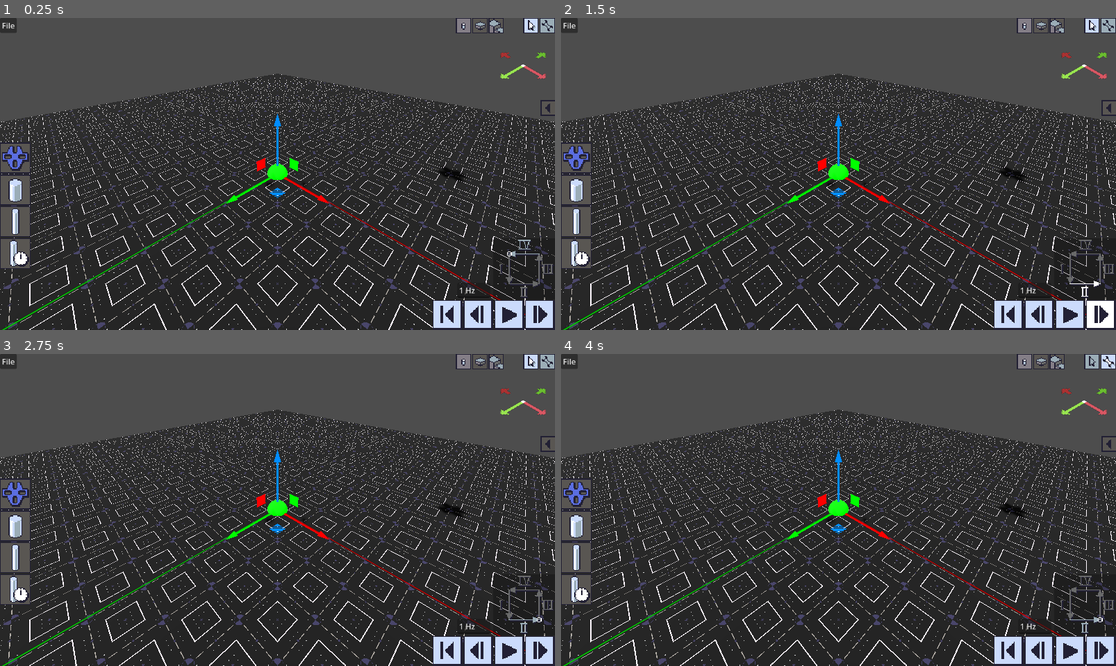
Above: before the commit, frames 1-4 (two rows, left to right).
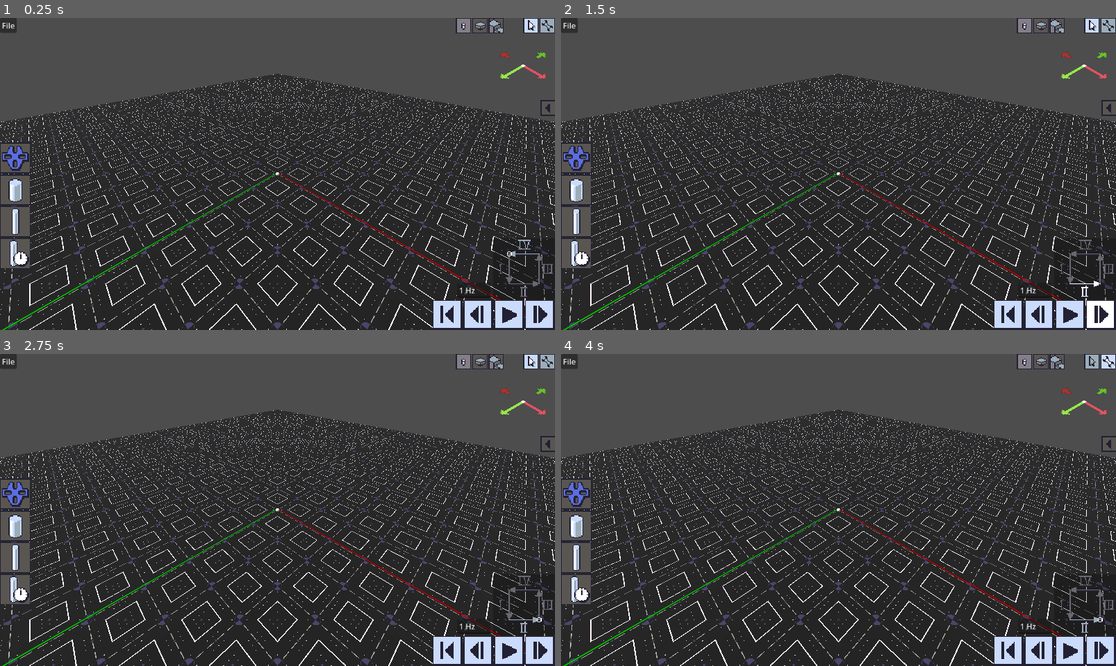
Above: after the commit, the same moments.

Repository: Tectato/Z1Simulator
Game: Godot game, scene res://Scenes/Editor.tscn
Same seed, same stepped clock (60 frames per second), same inputs: the game is played once before the commit and once after it.
Inputs (mouse positions are in pixels of both pictures, inside the frame that each line leads up to):
- Up to frame 1 (0.25 s): no input
- Up to frame 2 (1.5 s): click (1099, 317) at 0.5 s; click (1099, 317) at 1.25 s
- Up to frame 3 (2.75 s): click (532, 360) at 2 s
- Up to frame 4 (4 s): click (1110, 360) at 2.75 s; click (1027, 360) at 3.5 s

The runs differ from the first frame. In frame 1, 0.6% of the frame differs, in the area x 40-84%, y 30-60%; in frame 2, 0.6%; in frame 3, 0.6%; in frame 4, 0.6%.

Commit message:
finish translation gizmo, replace parallax with mesh for now

Diff:
--- a/Scenes/Editor.tscn
+++ b/Scenes/Editor.tscn
@@ -247,6 +247,8 @@
 height = 0.2
 
 [sub_resource type="StandardMaterial3D" id="StandardMaterial3D_w82wx"]
+render_priority = 10
+no_depth_test = true
 shading_mode = 0
 albedo_color = Color(1, 0, 0, 1)
 
@@ -260,12 +262,8 @@
 cap_top = false
 cap_bottom = false
 
-[sub_resource type="StandardMaterial3D" id="StandardMaterial3D_mtfo3"]
-shading_mode = 0
-albedo_color = Color(1, 0, 0, 1)
-
 [sub_resource type="CylinderMesh" id="CylinderMesh_8faq4"]
-material = SubResource("StandardMaterial3D_mtfo3")
+material = SubResource("StandardMaterial3D_w82wx")
 top_radius = 0.0
 bottom_radius = 0.03
 height = 0.1
@@ -278,6 +276,8 @@
 radius = 0.1
 
 [sub_resource type="StandardMaterial3D" id="StandardMaterial3D_pbycb"]
+render_priority = 10
+no_depth_test = true
 shading_mode = 0
 albedo_color = Color(0, 1, 0, 1)
 
@@ -291,12 +291,8 @@
 cap_top = false
 cap_bottom = false
 
-[sub_resource type="StandardMaterial3D" id="StandardMaterial3D_egdbq"]
-shading_mode = 0
-albedo_color = Color(0, 1, 0, 1)
-
 [sub_resource type="CylinderMesh" id="CylinderMesh_12riw"]
-material = SubResource("StandardMaterial3D_egdbq")
+material = SubResource("StandardMaterial3D_pbycb")
 top_radius = 0.0
 bottom_radius = 0.03
 height = 0.1
@@ -305,6 +301,8 @@
 cap_top = false
 
 [sub_resource type="StandardMaterial3D" id="StandardMaterial3D_2pu55"]
+render_priority = 10
+no_depth_test = true
 shading_mode = 0
 albedo_color = Color(0, 0.54902, 1, 1)
 
@@ -328,6 +326,8 @@
 cap_top = false
 
 [sub_resource type="StandardMaterial3D" id="StandardMaterial3D_8faq4"]
+render_priority = 10
+no_depth_test = true
 shading_mode = 0
 albedo_color = Color(1, 0, 0, 1)
 
@@ -340,6 +340,8 @@
 size = Vector3(0.1, 0.01, 0.1)
 
 [sub_resource type="StandardMaterial3D" id="StandardMaterial3D_xccxh"]
+render_priority = 10
+no_depth_test = true
 shading_mode = 0
 albedo_color = Color(0, 1, 0, 1)
 
@@ -349,6 +351,8 @@
 orientation = 1
 
 [sub_resource type="StandardMaterial3D" id="StandardMaterial3D_ia0pe"]
+render_priority = 10
+no_depth_test = true
 shading_mode = 0
 albedo_color = Color(0, 0.54902, 1, 1)
 
@@ -836,13 +840,17 @@
 
 [node name="Debug1" type="MeshInstance3D" parent="."]
 transform = Transform3D(1, 0, 0, 0, 1, 0, 0, 0, 1, 0, 3.02645, 0)
+visible = false
 mesh = SubResource("SphereMesh_dfuwn")
 
 [node name="Debug2" type="MeshInstance3D" parent="."]
+visible = false
 mesh = SubResource("SphereMesh_brgpd")
 
-[node name="TransformGizmo" type="Node3D" parent="."]
+[node name="TransformGizmo" type="Node3D" parent="." node_paths=PackedStringArray("selector")]
+visible = false
 script = ExtResource("56_egdbq")
+selector = NodePath("../Camera3D/SelectionRay")
 
 [node name="X" type="Node3D" parent="TransformGizmo" node_paths=PackedStringArray("partA", "partB", "debugPoint")]
 transform = Transform3D(-4.37114e-08, 1, 0, -1, -4.37114e-08, 0, 0, 0, 1, 0.25, 0, 0)
--- a/Scenes/Parts/Sheet.tscn
+++ b/Scenes/Parts/Sheet.tscn
@@ -1,9 +1,10 @@
-[gd_scene load_steps=8 format=3 uid="uid://b2845uayksbce"]
+[gd_scene load_steps=10 format=3 uid="uid://b2845uayksbce"]
 
 [ext_resource type="Shader" uid="uid://cgembklie4r0e" path="res://Shaders/Sheet.gdshader" id="1_cw2qr"]
 [ext_resource type="Texture2D" uid="uid://bscojfsxnpxmv" path="res://Test/AA.svg" id="2_k6d36"]
 [ext_resource type="Script" uid="uid://dqb3hgknwtj7k" path="res://Scripts/Parts/sheet.gd" id="3_k6d36"]
 [ext_resource type="Shader" uid="uid://n0vyy28prjuf" path="res://Shaders/SheetHighlight.gdshader" id="4_ptygs"]
+[ext_resource type="Shader" uid="uid://db1at10jrnts8" path="res://Shaders/SheetMesh.gdshader" id="5_1r6gd"]
 
 [sub_resource type="ShaderMaterial" id="ShaderMaterial_k6d36"]
 resource_local_to_scene = true
@@ -14,10 +15,14 @@
 
 [sub_resource type="ShaderMaterial" id="ShaderMaterial_ptygs"]
 resource_local_to_scene = true
-render_priority = 0
+render_priority = 1
 shader = ExtResource("4_ptygs")
 shader_parameter/albedo = ExtResource("2_k6d36")
 shader_parameter/thickness = 0.02
+
+[sub_resource type="ShaderMaterial" id="ShaderMaterial_huj6i"]
+render_priority = 0
+shader = ExtResource("5_1r6gd")
 
 [sub_resource type="CylinderMesh" id="CylinderMesh_ptygs"]
 top_radius = 0.01
@@ -49,9 +54,9 @@
 
 [node name="CSGPolygon3D" type="CSGPolygon3D" parent="."]
 transform = Transform3D(1, 0, 0, 0, -4.37114e-08, -1, 0, 1, -4.37114e-08, 0, 0, 0)
-visible = false
-polygon = PackedVector2Array()
-depth = 0.01
+polygon = PackedVector2Array(0, 0, 1, 1, 1, 0)
+depth = 0.02
+material = SubResource("ShaderMaterial_huj6i")
 
 [node name="MeshInstance3D" type="MeshInstance3D" parent="."]
 visible = false
--- a/Scenes/Parts/SheetElements/CustomHole.tscn
+++ b/Scenes/Parts/SheetElements/CustomHole.tscn
@@ -1,6 +1,11 @@
-[gd_scene load_steps=2 format=3 uid="uid://83x4wnh2bt5f"]
+[gd_scene load_steps=4 format=3 uid="uid://83x4wnh2bt5f"]
 
 [ext_resource type="Script" uid="uid://cdhcyuf8n2x1t" path="res://Scripts/Parts/SheetElements/customHole.gd" id="1_1ul1b"]
+[ext_resource type="Shader" uid="uid://db1at10jrnts8" path="res://Shaders/SheetMesh.gdshader" id="2_yik8r"]
+
+[sub_resource type="ShaderMaterial" id="ShaderMaterial_fvcf7"]
+render_priority = 0
+shader = ExtResource("2_yik8r")
 
 [node name="CustomHole" type="Node3D"]
 script = ExtResource("1_1ul1b")
@@ -14,3 +19,10 @@
 [node name="Polygon" type="CollisionPolygon3D" parent="PolygonArea"]
 transform = Transform3D(1, 0, 0, 0, -4.37114e-08, -1, 0, 1, -4.37114e-08, 0, 0, 0)
 depth = 0.1
+
+[node name="CSGPolygon3D" type="CSGPolygon3D" parent="."]
+transform = Transform3D(1, 0, 0, 0, -4.37114e-08, -1, 0, 1, -4.37114e-08, 0, -0.02, 0)
+flip_faces = true
+polygon = PackedVector2Array(0, 0, 1, 1, 1, 0)
+depth = 0.02
+material = SubResource("ShaderMaterial_fvcf7")
--- a/Scenes/Parts/SheetElements/LogicHole.tscn
+++ b/Scenes/Parts/SheetElements/LogicHole.tscn
@@ -1,6 +1,10 @@
-[gd_scene load_steps=2 format=3 uid="uid://c3b4x4et160ou"]
+[gd_scene load_steps=3 format=3 uid="uid://c3b4x4et160ou"]
 
 [ext_resource type="Script" uid="uid://j7xcwklye4sq" path="res://Scripts/Parts/SheetElements/logicHole.gd" id="1_mseuv"]
+
+[sub_resource type="SphereMesh" id="SphereMesh_mseuv"]
+radius = 0.01
+height = 0.02
 
 [node name="LogicHole" type="Node3D"]
 script = ExtResource("1_mseuv")
@@ -20,3 +24,6 @@
 transform = Transform3D(1, 0, 0, 0, -4.37114e-08, -1, 0, 1, -4.37114e-08, 0, 0, 0)
 depth = 0.05
 polygon = PackedVector2Array(-0.075, 0.025, -0.075, 0.075, 0.075, 0.075, 0.075, -0.075, 0, -0.075, 0, 0.025)
+
+[node name="MeshInstance3D" type="MeshInstance3D" parent="."]
+mesh = SubResource("SphereMesh_mseuv")
--- a/Scripts/Editor/3DUI/control3D.gd
+++ b/Scripts/Editor/3DUI/control3D.gd
@@ -6,3 +6,6 @@
 
 func release():
 	pass
+
+func setHovered(value):
+	pass
--- a/Scripts/Editor/3DUI/transformGizmo.gd
+++ b/Scripts/Editor/3DUI/transformGizmo.gd
@@ -1 +1,3 @@
 extends Node3D
+
+@export var selector : Selector
--- a/Scripts/Editor/3DUI/transformGizmoAxis.gd
+++ b/Scripts/Editor/3DUI/transformGizmoAxis.gd
@@ -10,19 +10,25 @@
 
 @onready var color = partA.mesh.material.albedo_color
 @onready var litColor = color.blend(Color(1,1,1,0.7))
+@onready var parent = get_parent()
 var plane = false
 var axisStart : Vector3
 var axisEnd : Vector3
 var normal : Vector3
+var axis : Vector3
 var camera : Camera3D
 
 var grabbed = false
+var dragOrigin
+var parentOrigin
 
 func _ready() -> void:
 	plane = (int(modifyX) + int(modifyY) + int(modifyZ)) > 1
 	if plane:
 		normal = Vector3(1-int(modifyX), 1-int(modifyZ), 1-int(modifyY))
 	else:
+		normal = Vector3.FORWARD if modifyZ else Vector3.UP
+		axis = Vector3(int(modifyX), int(modifyZ), int(modifyY))
 		axisStart = Vector3(int(modifyX), int(modifyZ), int(modifyY)) * 100
 		axisEnd = -axisStart
 	camera = get_tree().get_root().get_camera_3d()
@@ -33,31 +39,56 @@
 	partB.mesh.material.albedo_color = litColor if value or grabbed else color
 
 func click():
+	parentOrigin = parent.global_position
 	grabbed = true
 	setHovered(true)
+	dragOrigin = getSnappedMousePos()
 
 func release():
 	grabbed = false
 	setHovered(false)
+	for part in parent.selector.selected:
+		part.snap(part.global_position)
+		part.place()
+	dragOrigin = null
+
+func getSnappedMousePos():
+	var mousePos = get_viewport().get_mouse_position()
+	var cameraNormal
+	var cameraPos
+	var dragPos
+	if camera.orthographic:
+		cameraPos = camera.project_ray_origin(mousePos)
+		cameraNormal = Vector3.DOWN
+	else:
+		cameraPos = camera.global_position
+		cameraNormal = camera.project_ray_normal(mousePos)
+	if !plane:
+		normal = parentOrigin.direction_to(camera.global_position)
+	var dist = (global_position-camera.global_position).dot(normal) / cameraNormal.dot(normal)
+	return cameraPos + cameraNormal * dist
+	#else:
+		#var cameraEnd = cameraNormal * 100
+		#var cameraStart = camera.global_position
+		#var points = Geometry3D.get_closest_points_between_segments(axisStart+global_position, axisEnd+global_position, cameraStart, cameraEnd)
+		#dragPos = points[0]
+
+		#var dist = (global_position-camera.global_position).dot(normal) / cameraNormal.dot(normal)
+		#var intersectionPos = cameraPos + cameraNormal * dist
+		#dragPos = parentOrigin + position + axis * axis.dot(intersectionPos)
 
 func _process(delta: float) -> void:
 	if grabbed:
-		var mousePos = get_viewport().get_mouse_position()
-		var cameraNormal
-		if camera.orthographic:
-			cameraNormal = -camera.project_ray_origin(get_viewport().get_mouse_position())
-		else:
-			cameraNormal = camera.project_ray_normal(get_viewport().get_mouse_position())
-		if plane:
-			var dist = (global_position-camera.global_position).dot(normal) / cameraNormal.dot(normal)
-			if camera.orthographic:
-				#TODO rotated for some reason
-				debugPoint.global_position = camera.global_position + cameraNormal * dist
-			else:
-				debugPoint.global_position = camera.global_position + cameraNormal * dist
-		else:
-			var cameraEnd = cameraNormal * 100
-			var cameraStart = camera.global_position
-			var points = Geometry3D.get_closest_points_between_segments(axisStart+global_position, axisEnd+global_position, cameraStart, cameraEnd)
-			debugPoint.global_position = points[0]
+		var dragPos = getSnappedMousePos()
+		if !plane:
+			dragPos = dragOrigin + axis * axis.dot(dragPos-dragOrigin)
+
+		var dragDelta = dragPos - dragOrigin
+		dragDelta = snapped(dragDelta, Vector3(1,1,1)*Workspace.gridSize/16) * Vector3(1,0,1) + Vector3.UP * snapped(dragDelta.y,0.02)
+
+		var i = -1
+		for part in parent.selector.selected:
+			i += 1
+			part.global_position = parent.selector.partDragOrigins[i] + dragDelta
+		parent.global_position = parentOrigin + (dragPos - dragOrigin)
 		pass
--- a/Scripts/Editor/machine.gd
+++ b/Scripts/Editor/machine.gd
@@ -34,6 +34,7 @@
 	updateLayerPositions()
 	if Global.editor:
 		Global.editor.selector.select(newLayer.collider)
+		Global.editor.updateSceneTree()
 	return newLayer
 
 func moveLayer(layer : Layer, dir = 1):
@@ -45,7 +46,11 @@
 
 func removeLayer(layer):
 	layers.erase(layer)
-	updateLayerPositions()
+	if layers.is_empty():
+		call_deferred("addLayer")
+	else:
+		Global.editor.updateSceneTree()
+		updateLayerPositions()
 
 func getLayerHeight(layer):
 	return layers.find(layer)
--- a/Scripts/Editor/selector.gd
+++ b/Scripts/Editor/selector.gd
@@ -17,6 +17,8 @@
 var ignoreList = []
 var clipboard = []
 var clickedButton : Control3D
+var hoveredButton : Control3D
+var gizmoOn = false
 
 func _ready() -> void:
 	Global.workspace.resolutionChanged.connect(resolutionChanged)
@@ -52,15 +54,20 @@
 					if selected:
 						for part in selected:
 							part.place()
+						updateGizmo()
 				else:
 					cast(true, false)
 				dragging = false
+
+func exists(item):
+	return item != null and weakref(item).get_ref()
 
 func _process(delta: float) -> void:
 	var hovered = get_viewport().gui_get_hovered_control()
 	if hovered != clickArea:
 		return
 	var focusElsewhere = get_viewport().gui_get_focus_owner()
+	selected = selected.filter(exists)
 	if !selected.is_empty() and !clickedButton and (Input.is_action_pressed("mouse_left") or placing):
 		if !dragging and !placing:
 			var dist = get_viewport().get_mouse_position().distance_to(clickPos)
@@ -94,13 +101,18 @@
 						part.setPulsing(!part.pulsing)
 					if Input.is_action_just_pressed("toggle_input"):
 						part.setInput(!part.input)
-			if !focusElsewhere and Input.is_action_just_pressed("delete"):
-				selected.erase(part)
-				part.delete()
+		if !focusElsewhere and Input.is_action_just_pressed("delete"):
+			transformGizmo.hide()
+			while !selected.is_empty():
+				selected.pop_front().delete()
 		if Input.is_action_just_pressed("copy"):
 			copy()
+		cast(false,true)
 	if Input.is_action_just_pressed("paste"):
 		paste()
+	if Input.is_action_just_pressed("toggle_transform_gizmo"):
+		gizmoOn = !gizmoOn
+		updateGizmo()
 
 func cast(select = true, checkForUI = false):
 	var mask = collision_mask
@@ -115,10 +127,21 @@
 	force_raycast_update()
 	collision_mask = mask
 	if checkForUI:
-		if get_collider() and get_collider().get_parent() is Control3D:
-			clickedButton = get_collider().get_parent()
-			clickedButton.click()
-			mouseDragOrigin = get_collision_point()
+		if not get_collider() and hoveredButton:
+			hoveredButton.setHovered(false)
+			hoveredButton = null
+
+		if get_collider() and get_collider().get_parent() is Control3D and get_collider().get_parent().is_visible_in_tree():
+			if select:
+				clickedButton = get_collider().get_parent()
+				clickedButton.click()
+				mouseDragOrigin = get_collision_point()
+			else:
+				if hoveredButton:
+					hoveredButton.setHovered(false)
+					hoveredButton = null
+				hoveredButton = get_collider().get_parent()
+				hoveredButton.setHovered(true)
 			return
 		else:
 			#cast(select, false)
@@ -239,13 +262,16 @@
 				Global.workspace.selectedLayer = targetParent
 			if targetParent is Machine:
 				Global.workspace.selectedMachine = targetParent
-			transformGizmo.show()
-			transformGizmo.global_position = getMidPoint(selected)
-			print(targetParent.name)
+				if !targetParent.layers.is_empty():
+					Global.workspace.selectedLayer = targetParent.layers[0]
+			updateGizmo()
+			#print(targetParent.name)
 		else:
-			print("Not selectable")
-	else:
-		print("No Hit")
+			pass
+			#print("Not selectable")
+	else:
+		pass
+		#print("No Hit")
 
 func deselect():
 	for part in selected:
@@ -254,3 +280,10 @@
 	partDragOrigins.clear()
 	mouseRelative.clear()
 	transformGizmo.hide()
+
+func updateGizmo():
+	if gizmoOn and !selected.is_empty() and !selected[0] is Layer:
+		transformGizmo.global_position = getMidPoint(selected)
+		transformGizmo.show()
+	else:
+		transformGizmo.hide()
--- a/Scripts/Editor/workspace.gd
+++ b/Scripts/Editor/workspace.gd
@@ -38,6 +38,7 @@
 	resolution = newRes
 
 func clear():
+	Global.editor.selector.deselect()
 	while !machines.is_empty():
 		machines[0].delete()
 	Simulator.setStep()
@@ -92,6 +93,9 @@
 	for machine in source["machines"]:
 		var newMachine = importMachine(machine["path"])
 		newMachine.snap(Vector3(machine["pos_x"], machine["pos_y"], machine["pos_z"]))
+	if !machines.is_empty():
+		selectedMachine = machines.back()
+		selectedLayer = selectedMachine.layers[0]
 
 func importMachine(path):
 	setMode(Mode.Select)
--- a/Scripts/Parts/SheetElements/customHole.gd
+++ b/Scripts/Parts/SheetElements/customHole.gd
@@ -2,6 +2,7 @@
 class_name CustomHole
 
 @onready var polygon = $PolygonArea/Polygon.polygon
+@onready var debugPolygon = $CSGPolygon3D
 
 func checkPos(pos):
-	return Geometry2D.is_point_in_polygon(Vector2(pos.x,pos.z), polygon)
+	return Geometry2D.is_point_in_polygon(Vector2(pos.x,pos.z), $PolygonArea/Polygon.polygon)
--- a/Scripts/Parts/SheetElements/squareHole.gd
+++ b/Scripts/Parts/SheetElements/squareHole.gd
@@ -7,7 +7,7 @@
 	edgeLength = value
 
 func checkPos(pos):
-	return pos.x > -edgeLength/2 and pos.x < edgeLength/2 and pos.y > -edgeLength/2 and pos.y < edgeLength/2
+	return pos.x > -edgeLength/2 and pos.x < edgeLength/2 and pos.z > -edgeLength/2 and pos.z < edgeLength/2
 
 func getSnapPositions():
 	var diff = Global.workspace.pinTravel
--- a/Scripts/Parts/layer.gd
+++ b/Scripts/Parts/layer.gd
@@ -139,10 +139,11 @@
 func delete():
 	for part in parts:
 		part.delete()
-	machine.removeLayer(self)
-	Global.workspace.selectedLayer = null
 	if gizmo:
 		gizmo.free()
+	machine.removeLayer(self)
+	if Global.workspace.selectedLayer == self:
+		Global.workspace.selectedLayer = null
 	queue_free()
 
 func updateWidgets():
--- a/Scripts/Parts/movable.gd
+++ b/Scripts/Parts/movable.gd
@@ -63,7 +63,7 @@
 	pass
 
 func _process(delta: float) -> void:
-	global_position = global_position.move_toward(targetPos, delta)
+	global_position = global_position.move_toward(targetPos, delta) * Vector3(1,0,1) + Vector3.UP * global_position
 
 func delete():
 	if layer:
--- a/Scripts/Parts/pin.gd
+++ b/Scripts/Parts/pin.gd
@@ -72,6 +72,14 @@
 		machine.removeGlobalPin(self)
 
 func move(dir : Vector2, chain = []):
+	if selected:
+		print("=====")
+		for part in chain:
+			if part is Pin:
+				print("Pin")
+			if part is Sheet:
+				print(part.path.get_file())
+		pass
 	if chain.has(self):
 		return
 	var oldState = interactionState
--- a/Scripts/Parts/sheet.gd
+++ b/Scripts/Parts/sheet.gd
@@ -92,7 +92,7 @@
 	#midPoint = Vector3(size.x/20, 0, -size.y/20)
 	$Sprite3D.position = -midPoint + offset
 	$Outline.position = -midPoint + offset
-	$CSGPolygon3D.position = -midPoint + offset
+	$CSGPolygon3D.position = -midPoint + offset - Vector3.UP * 0.02
 	for hole in holes:
 		hole.position -= midPoint - offset
 	#debugPoint.position = midPoint
@@ -197,11 +197,12 @@
 func addPolygon(segments, isOutline):
 	var polygonParent : Node3D
 	var polygon : PackedVector2Array
+	var hole
 	if isOutline:
 		polygon = outline.polygon
 		polygonParent = outline
 	else:
-		var hole = CUSTOMHOLE.instantiate()
+		hole = CUSTOMHOLE.instantiate()
 		add_child(hole)
 		hole.position = Vector3.ZERO
 		polygon = hole.find_child("Polygon").polygon
@@ -220,6 +221,8 @@
 	if isOutline:
 		debugPolygon.polygon = polygon
 	polygonParent.polygon = polygon
+	if not isOutline:
+		hole.debugPolygon.polygon = polygon
 
 #TODO
 func snap(srcPos):
@@ -315,6 +318,14 @@
 		interactionCandidates = layer.machine.gridLibrary.getIntersectionCandidates(self)
 
 func move(dir : Vector2, chain = []):
+	if selected:
+		print("=====")
+		for part in chain:
+			if part is Pin:
+				print("Pin")
+			if part is Sheet:
+				print(part.path.get_file())
+		pass
 	if chain.has(self):
 		return
 	super.move(dir, chain)
--- a/Scripts/Simulation/gridLibrary.gd
+++ b/Scripts/Simulation/gridLibrary.gd
@@ -42,6 +42,8 @@
 	if occupancy.has(posKey):
 		occupancy[posKey].append(part)
 	else:
+		if !part:
+			print("WHAT")
 		occupancy[posKey] = [part]
 
 	if otherOccupancy.has(posKey):
@@ -146,11 +148,15 @@
 	if sheet and layer >= 0:
 		while sheetOccupancy.size() <= layer:
 			sheetOccupancy.append({})
+		if !sheetOccupancy[layer]:
+			sheetOccupancy[layer] = {}
 		return sheetOccupancy[layer]
 	else:
 		if layer >= 0:
 			while pinOccupancy.size() <= layer:
 				pinOccupancy.append({})
+			if !pinOccupancy[layer]:
+				pinOccupancy[layer] = {}
 			return pinOccupancy[layer]
 		else:
 			return globalPinOccupancy
--- a/Shaders/Sheet.gdshader
+++ b/Shaders/Sheet.gdshader
@@ -5,6 +5,7 @@
 uniform float thickness = 0.02;
 instance uniform bool selected = false;
 varying float textureAspectRatio;
+const bool doParallax = false;
 
 void vertex() {
 	textureAspectRatio = float(textureSize(albedo,0).x)/float(textureSize(albedo,0).y);
@@ -15,21 +16,29 @@
 }
 
 void fragment() {
-	vec3 viewDir = normalize(vec3(VIEW) * mat3(TANGENT, -BINORMAL, NORMAL));
+	if (doParallax){
+		vec3 viewDir = normalize(vec3(VIEW) * mat3(TANGENT, -BINORMAL, NORMAL));
 
-	vec4 topColor = texture(albedo, UV);
-	float topHeight = getHeight(topColor);
-	vec2 offsetVector = viewDir.xy / viewDir.z;
-	vec2 ratioMult = vec2(1.0/textureAspectRatio,1.0);
-	vec4 offsetColor = texture(albedo, clamp(UV - offsetVector * ratioMult * thickness, vec2(0.0,0.0), vec2(1.0,1.0)));
-	float offsetHeight = getHeight(offsetColor);
-	ALBEDO = topColor.rgb * topHeight + offsetColor.rgb * (1.0-topHeight) * 0.5;
-	ALPHA = min(1.0, topHeight + offsetHeight);
-	DEPTH = FRAGCOORD.z * topHeight + (FRAGCOORD.z - 0.001 / viewDir.z) * (1.0-topHeight) * offsetHeight;
-	if (selected){
-		EMISSION = ALBEDO;
+		vec4 topColor = texture(albedo, UV);
+		float topHeight = getHeight(topColor);
+		vec2 offsetVector = viewDir.xy / viewDir.z;
+		vec2 ratioMult = vec2(1.0/textureAspectRatio,1.0);
+		vec4 offsetColor = texture(albedo, clamp(UV - offsetVector * ratioMult * thickness, vec2(0.0,0.0), vec2(1.0,1.0)));
+		float offsetHeight = getHeight(offsetColor);
+		ALBEDO = topColor.rgb * topHeight + offsetColor.rgb * (1.0-topHeight) * 0.5;
+		ALPHA = min(1.0, topHeight + offsetHeight);
+		DEPTH = FRAGCOORD.z * topHeight + (FRAGCOORD.z - 0.001 / viewDir.z) * (1.0-topHeight) * offsetHeight;
+		if (selected){
+			EMISSION = ALBEDO;
+		} else {
+			EMISSION = vec3(0,0,0);
+		}
 	} else {
-		EMISSION = vec3(0,0,0);
+		vec4 topColor = texture(albedo, UV);
+		float topHeight = getHeight(topColor);
+
+		ALBEDO = topColor.rgb * topHeight;
+		ALPHA = min(1.0, topHeight);
 	}
 }
 
--- a/Shaders/SheetHighlight.gdshader
+++ b/Shaders/SheetHighlight.gdshader
@@ -1,10 +1,10 @@
 shader_type spatial;
-render_mode cull_disabled, depth_prepass_alpha, shadows_disabled, unshaded;
+render_mode cull_disabled, depth_test_disabled, shadows_disabled, unshaded;
 
 uniform sampler2D albedo : source_color, filter_nearest;
 uniform float thickness = 0.02;
 instance uniform bool selected = false;
-const vec4 selectedColor = vec4(1.0,0.3,0.0,1.0);
+const vec4 selectedColor = vec4(1.0,0.3,0.0,1.0) * 0.7;
 
 void vertex() {
 	// Called for every vertex the material is visible on.
--- /dev/null
+++ b/Shaders/SheetMesh.gdshader
@@ -0,0 +1,18 @@
+shader_type spatial;
+render_mode depth_prepass_alpha;
+
+void vertex() {
+	// Called for every vertex the material is visible on.
+}
+
+void fragment() {
+	float dir = dot(vec3(0,1,0), (vec4(NORMAL, 1.0) * VIEW_MATRIX).xyz);
+	dir = abs(dir);
+	ALBEDO = vec3(0.1,0.3,0.9);
+	ALPHA = (1.0-dir);
+}
+
+//void light() {
+//	// Called for every pixel for every light affecting the material.
+//	// Uncomment to replace the default light processing function with this one.
+//}
--- a/project.godot
+++ b/project.godot
@@ -160,6 +160,11 @@
 "events": [Object(InputEventKey,"resource_local_to_scene":false,"resource_name":"","device":-1,"window_id":0,"alt_press …(192 unchanged characters)…
 ]
 }
+toggle_transform_gizmo={
+"deadzone": 0.2,
+"events": [Object(InputEventKey,"resource_local_to_scene":false,"resource_name":"","device":-1,"window_id":0,"alt_pressed":false,"shift_pressed":false,"ctrl_pressed":false,"meta_pressed":false,"pressed":false,"keycode":0,"physical_keycode":4194306,"key_label":0,"unicode":0,"location":0,"echo":false,"script":null)
+]
+}
 
 [layer_names]
 
Not shown: 1 places in Scenes/Editor.tscn that only renumber resources
Not shown, added: Shaders/SheetMesh.gdshader.uid
